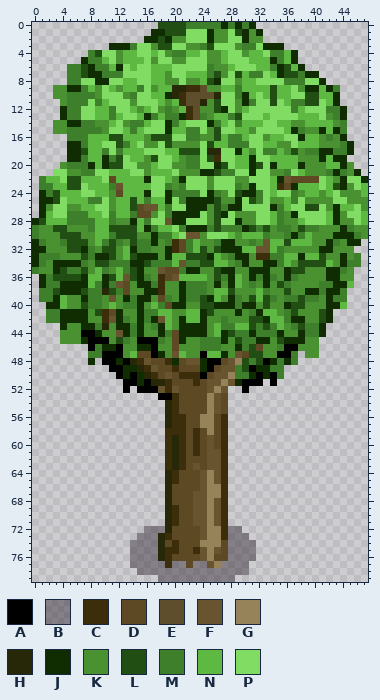
A sprite sheet gets an edit: art/Teste/Tilesets/tree2.png. This is how it looked before the edit.
The file is 48x80 pixels.
Palette (. is transparent): A #000000  B #2e222f73  C #3c2e0a  D #5d4924  E #5f4e2b  F #68552f  G #978359  H #262808  J #102d01  K #4a9231  L #204e13  M #3d7f2b  N #5eb943  P #80dc63
The same view after the edit:
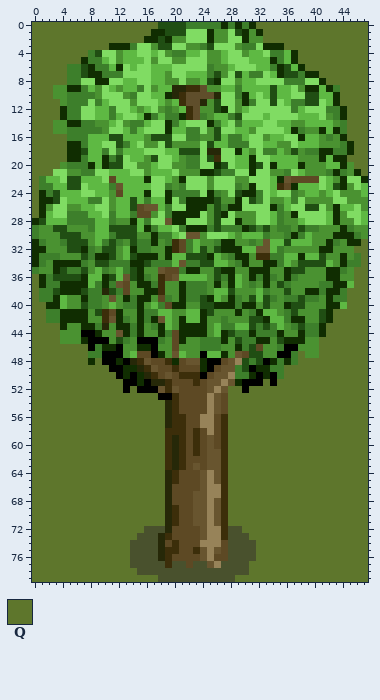
Colours new in this view: Q #5e762c
From the commit log: files: bus and new trees sprites
The exact change:
colour B: #2e222f73 -> #49512d
Changed rows in their new state; - is a pixel that keeps its letter.
first column x 0:
 0 QQQQQQQQQQQQQQQQQQ--------------QQQQQQQQQQQQQQQQ
 1 QQQQQQQQQQQQQQQQQ----------------QQQQQQQQQQQQQQQ
 2 QQQQQQQQQQQQQQQQ-----------------QQQQQQQQQQQQQQQ
 3 QQQQQQQQQQQ-------------------------QQQQQQQQQQQQ
 4 QQQQQQQQ------------------------------QQQQQQQQQQ
 5 QQQQQQQ-------------------------------QQQQQQQQQQ
 6 QQQQQ----------------------------------QQQQQQQQQ
 7 QQQQQ------------------------------------QQQQQQQ
 8 QQQQQ-------------------------------------QQQQQQ
 9 QQQ-----------------------------------------QQQQ
10 QQQ-----------------------------------------QQQQ
11 QQQQ----------------------------------------QQQQ
12 QQQQ-----------------------------------------QQQ
13 QQQQ-----------------------------------------QQQ
14 QQQ------------------------------------------QQQ
15 QQQ------------------------------------------QQQ
16 QQQQQ----------------------------------------QQQ
17 QQQQQ-----------------------------------------QQ
18 QQQQQ-----------------------------------------QQ
19 QQQQQ----------------------------------------QQQ
20 QQQQ------------------------------------------QQ
21 QQQ--------------------------------------------Q
22 Q-----------------------------------------------
23 Q-----------------------------------------------
24 Q-----------------------------------------------
25 Q-----------------------------------------------
26 Q-----------------------------------------------
27 Q-----------------------------------------------
first column x 0:
31 -----------------------------------------------Q
32 ----------------------------------------------QQ
33 -----------------------------------------------Q
34 -----------------------------------------------Q
35 ----------------------------------------------QQ
36 Q---------------------------------------------QQ
37 Q---------------------------------------------QQ
38 Q--------------------------------------------QQQ
39 Q--------------------------------------------QQQ
40 QQ-------------------------------------------QQQ
41 QQ-----------------------------------------QQQQQ
42 QQ-----------------------------------------QQQQQ
43 QQQQ--------------------------------------QQQQQQ
44 QQQQ--------------------------------------QQQQQQ
45 QQQQ-------------------------------------QQQQQQQ
46 QQQQQQQQ---------------------------------QQQQQQQ
47 QQQQQQQQ------------------------------Q--QQQQQQQ
48 QQQQQQQQ-Q----------------------------QQQQQQQQQQ
49 QQQQQQQQQQQ-------------------------QQQQQQQQQQQQ
50 QQQQQQQQQQQQ------------------------QQQQQQQQQQQQ
51 QQQQQQQQQQQQQ--------------------Q-QQQQQQQQQQQQQ
52 QQQQQQQQQQQQQ-Q-------------QQ-QQQQQQQQQQQQQQQQQ
53 QQQQQQQQQQQQQQQQQQ----------QQQQQQQQQQQQQQQQQQQQ
54 QQQQQQQQQQQQQQQQQQQ---------QQQQQQQQQQQQQQQQQQQQ
55 QQQQQQQQQQQQQQQQQQQ---------QQQQQQQQQQQQQQQQQQQQ
56 QQQQQQQQQQQQQQQQQQQ---------QQQQQQQQQQQQQQQQQQQQ
57 QQQQQQQQQQQQQQQQQQQ---------QQQQQQQQQQQQQQQQQQQQ
58 QQQQQQQQQQQQQQQQQQQ---------QQQQQQQQQQQQQQQQQQQQ
59 QQQQQQQQQQQQQQQQQQQ---------QQQQQQQQQQQQQQQQQQQQ
60 QQQQQQQQQQQQQQQQQQQ---------QQQQQQQQQQQQQQQQQQQQ
61 QQQQQQQQQQQQQQQQQQQ---------QQQQQQQQQQQQQQQQQQQQ
62 QQQQQQQQQQQQQQQQQQQ---------QQQQQQQQQQQQQQQQQQQQ
63 QQQQQQQQQQQQQQQQQQQ---------QQQQQQQQQQQQQQQQQQQQ
64 QQQQQQQQQQQQQQQQQQQ---------QQQQQQQQQQQQQQQQQQQQ
65 QQQQQQQQQQQQQQQQQQQ---------QQQQQQQQQQQQQQQQQQQQ
66 QQQQQQQQQQQQQQQQQQQ---------QQQQQQQQQQQQQQQQQQQQ
67 QQQQQQQQQQQQQQQQQQQ---------QQQQQQQQQQQQQQQQQQQQ
68 QQQQQQQQQQQQQQQQQQQ---------QQQQQQQQQQQQQQQQQQQQ
69 QQQQQQQQQQQQQQQQQQQ---------QQQQQQQQQQQQQQQQQQQQ
70 QQQQQQQQQQQQQQQQQQQ---------QQQQQQQQQQQQQQQQQQQQ
71 QQQQQQQQQQQQQQQQQQQ---------QQQQQQQQQQQQQQQQQQQQ
72 QQQQQQQQQQQQQQQQ--------------QQQQQQQQQQQQQQQQQQ
73 QQQQQQQQQQQQQQQ----------------QQQQQQQQQQQQQQQQQ
74 QQQQQQQQQQQQQQ------------------QQQQQQQQQQQQQQQQ
75 QQQQQQQQQQQQQQ------------------QQQQQQQQQQQQQQQQ
76 QQQQQQQQQQQQQQ------------------QQQQQQQQQQQQQQQQ
77 QQQQQQQQQQQQQQ-----------------QQQQQQQQQQQQQQQQQ
78 QQQQQQQQQQQQQQQ----------------QQQQQQQQQQQQQQQQQ
79 QQQQQQQQQQQQQQQQQQ-----------QQQQQQQQQQQQQQQQQQQ
